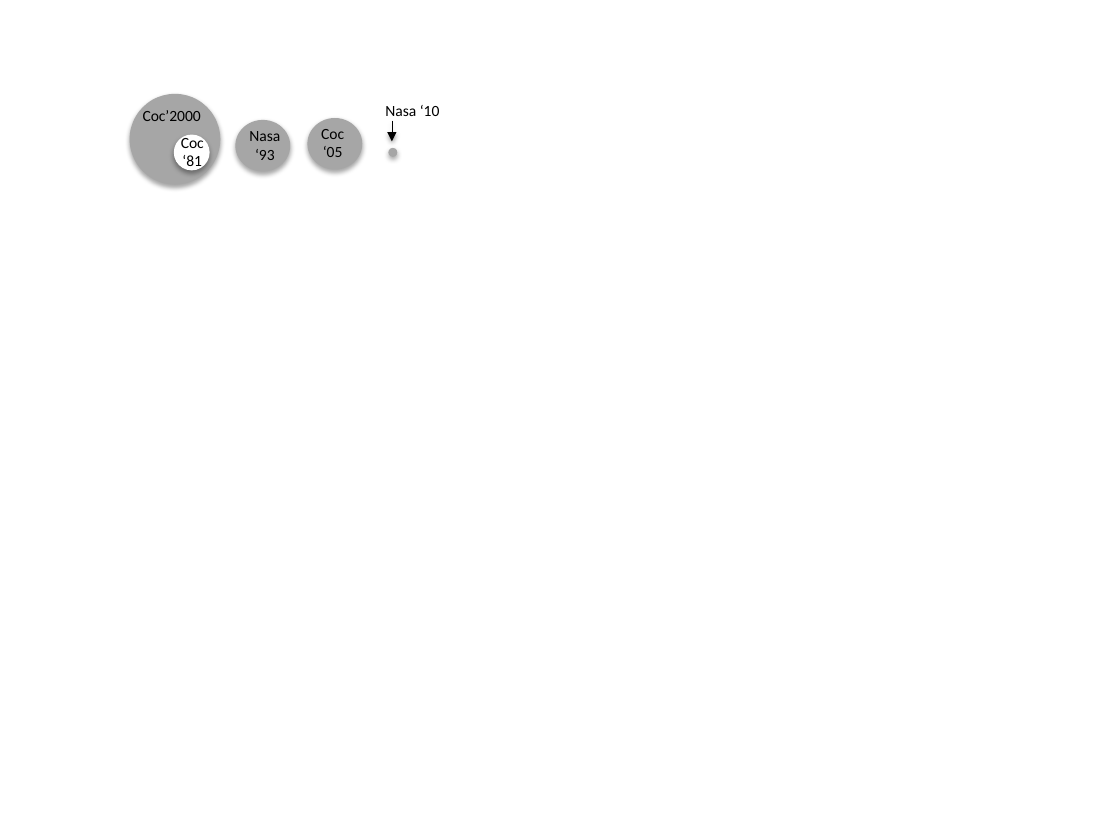
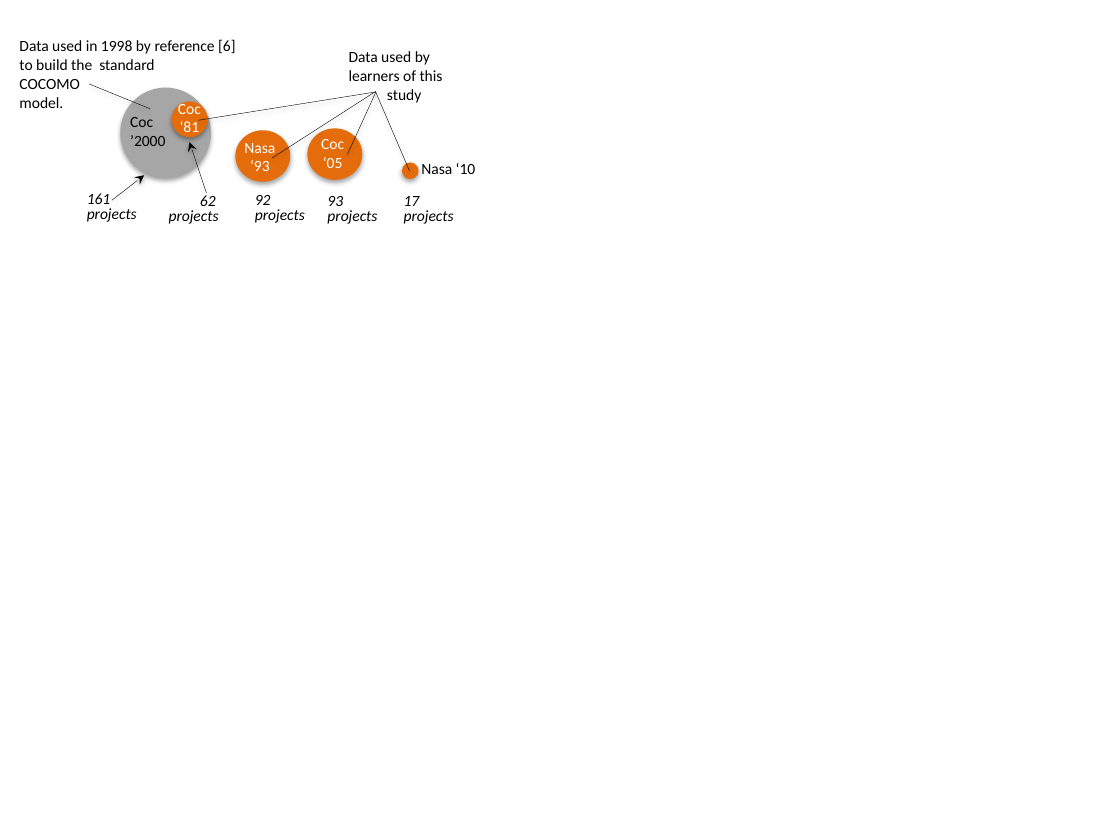
Before and after one commit to ai-se/cocreport, a slide deck: slide 1 of sizes.pptx. Drawn at 1120x840 pixels with LibreOffice and Linux fonts; fonts in the diff are those of the drawing. Boxes give left, top, right and bottom in pixels: in the first picture for what was removed or moved away, otherwise in the second. Text is boxed around its words. In the diff, an @@ line names an element or a change of style, - is before the commit and + after.

```diff
--- a/sizes.pptx
+++ b/sizes.pptx
@@ text added at [19,39,235,108], 10 pt, text #000000 @@
+Data used in 1998 by reference [6]
+to build the standard
+COCOMO
+model.
@@ text added at [349,51,443,103], 10 pt, text #000000 @@
+Data used by
+learners of this
+study
@@ line added from (90, 84) to (150, 109), #000000 0.25 pt @@
@@ ellipse: place and size @@
-ellipse at [130,94,221,185]
+ellipse at [120,87,211,178]
@@ text at [130,117,165,146]: spaces changed @@
-Coc’2000
+Coc
+’2000
@@ text colour #000000 to #FFFFFF in 3 elements at [321,139,344,168], [244,143,275,171], [178,100,201,137] @@
@@ text "Coc ‘81": place and size @@
-text "Coc ‘81" at [181,134,204,171]
+text "Coc ‘81" at [178,100,201,137]
@@ ellipse: place and size @@
-ellipse at [174,134,209,170]
+ellipse at [171,101,207,137]
@@ ellipse at [171,101,207,137]: fill #FFFFFF to #E46C0A @@
@@ line added from (376, 92) to (198, 120), #000000 0.25 pt @@
@@ line added from (375, 92) to (272, 158), #000000 0.25 pt @@
@@ line added from (376, 92) to (347, 155), #000000 0.25 pt @@
@@ arrow moved from (392, 121) - (392, 141) to (375, 91) - (410, 171) @@
@@ arrow (375, 91) - (410, 171): arrow to line @@
@@ arrow added from (206, 193) to (189, 142), #000000 0.25 pt @@
@@ text "Nasa": place and size @@
-text "Nasa" at [249,131,280,160]
+text "Nasa" at [244,143,275,171]
@@ 2 ellipses, 1 text: place and size @@
-2 ellipses, 1 text at [235,118,362,171]
+2 ellipses, 1 text at [235,129,362,181]
@@ arrow added from (112, 200) to (144, 175), #000000 0.25 pt @@
@@ text "Nasa ‘10": place and size @@
-text "Nasa ‘10" at [385,105,440,116]
+text "Nasa ‘10" at [421,163,476,174]
@@ fill #A6A6A6 to #E46C0A in 3 elements at [235,130,290,181], [307,129,362,180], [402,162,419,179] @@
@@ ellipse: place and size @@
-ellipse at [389,148,398,157]
+ellipse at [402,162,419,179]
@@ text added at [87,193,137,222], 10 pt, text #000000, italic @@
+161
+projects
@@ text added at [169,195,219,224], 10 pt, text #000000, italic @@
+62
+projects
@@ text added at [255,195,305,223], 10 pt, text #000000, italic @@
+92
+projects
@@ text added at [327,196,377,224], 10 pt, text #000000, italic @@
+93
+projects
@@ text added at [404,196,454,224], 10 pt, text #000000, italic @@
+17
+projects
```
